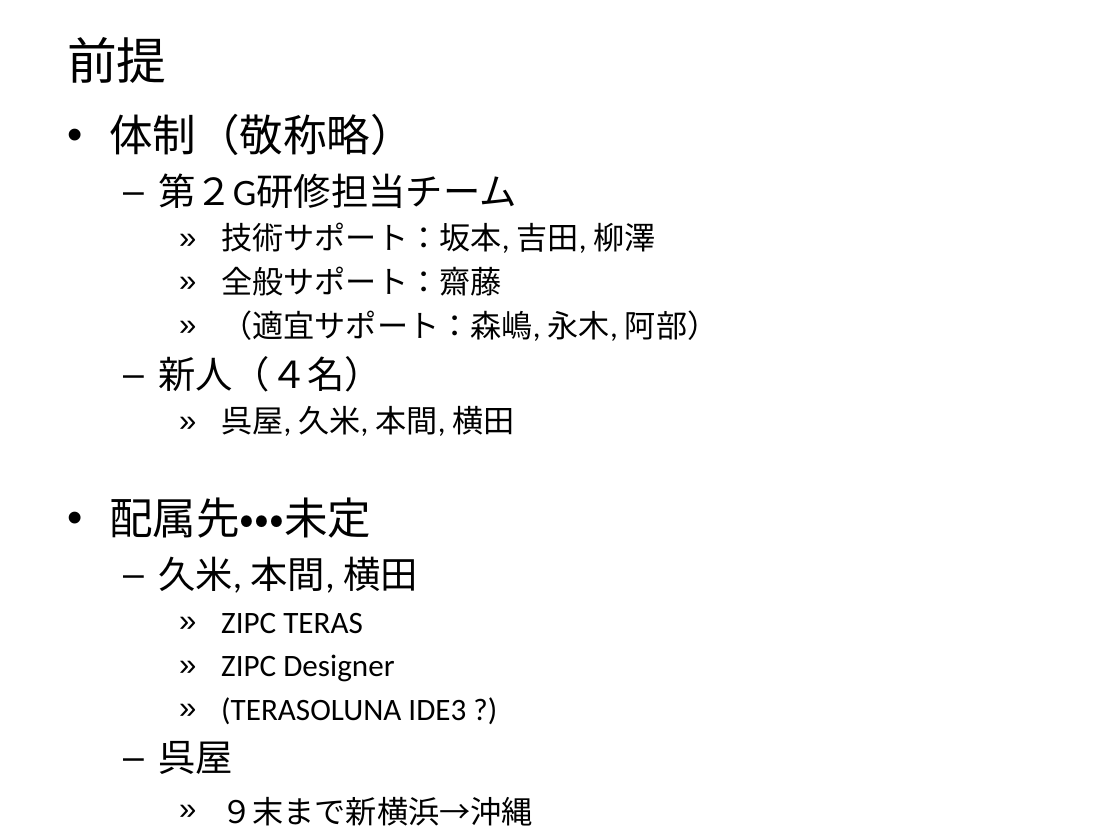
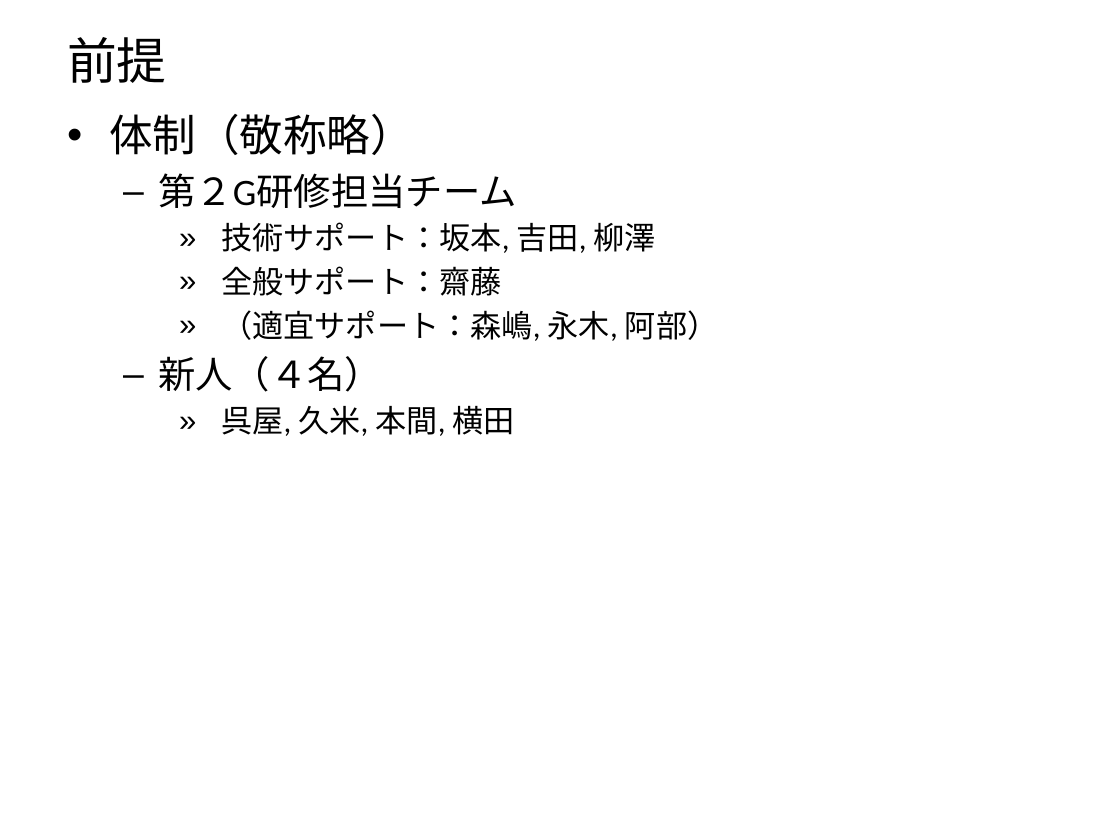
Before and after one commit to N-Saito/Training, a slide deck: slide 4 of 全体説明.pptx (slide 2 before the commit). Drawn at 1120x840 pixels with LibreOffice and Linux fonts; fonts in the diff are those of the drawing. Boxes give left, top, right and bottom in pixels: in the first picture for what was removed or moved away, otherwise in the second. Text is boxed around its words. In the diff, an @@ line names an element or a change of style, - is before the commit and + after.

```diff
--- a/全体説明.pptx
+++ b/全体説明.pptx
@@ text at [109,497,533,826]: paragraphs removed @@
-• 配属先・・・未定
-  – 久米, 本間, 横田
-    » ZIPC TERAS
-    » ZIPC Designer
-    » (TERASOLUNA IDE3 ?)
-  – 呉屋
-    » ９末まで新横浜→沖縄
```
Also in this commit, not shown: 4 other slides changed, 6 slides added, 4 slides removed.
